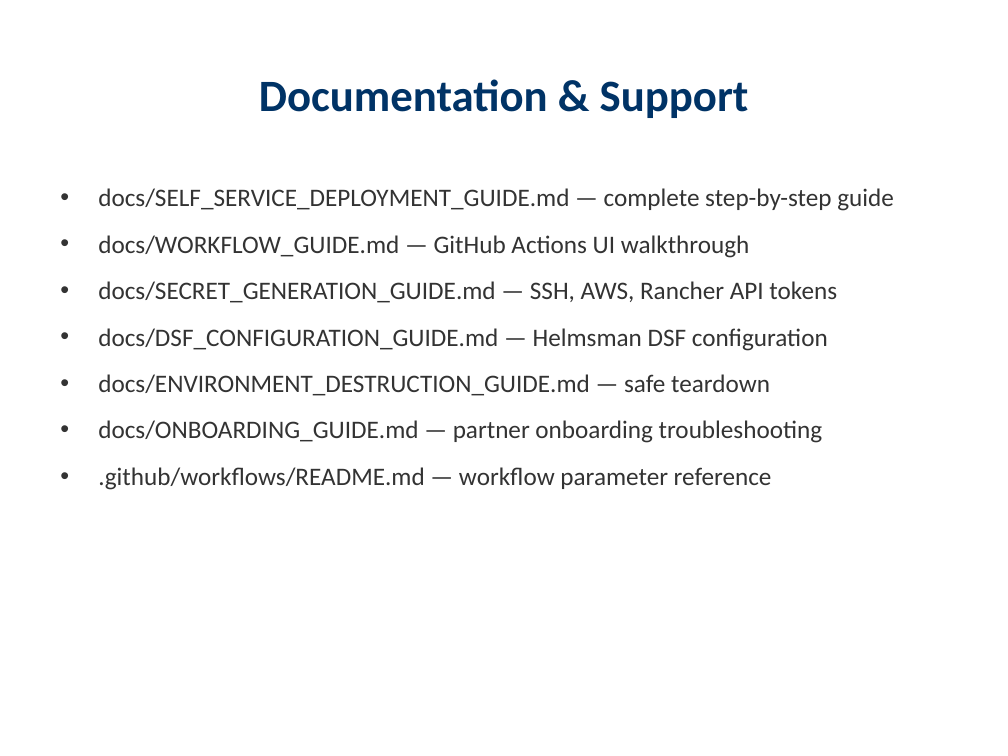
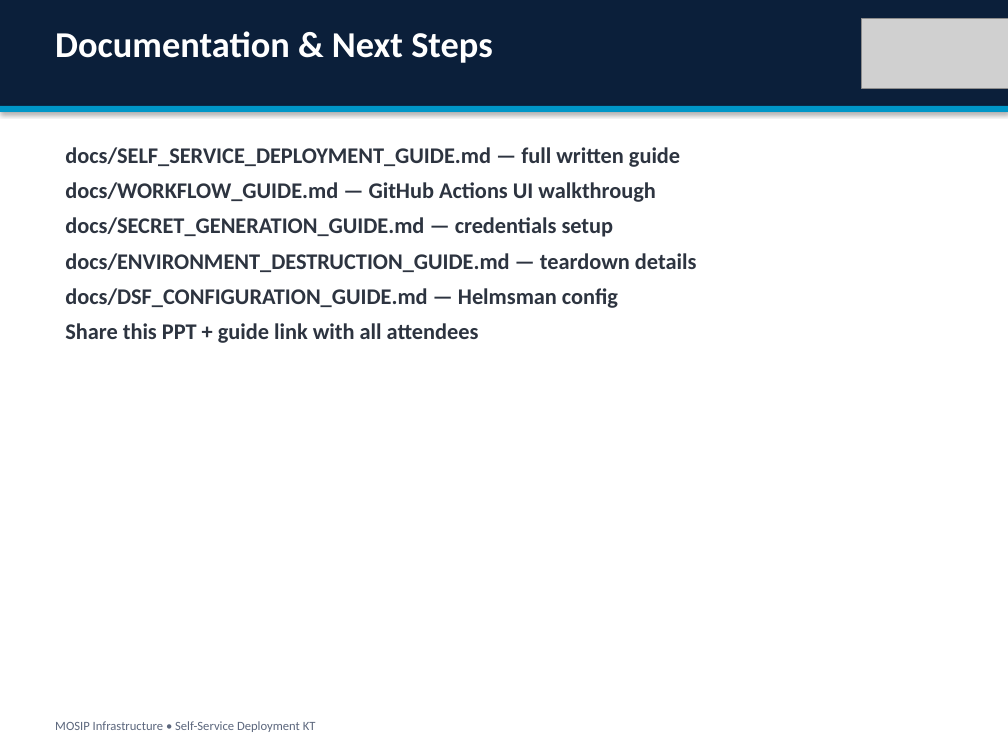
Before and after one commit to Ivanmeneges/infra, a slide deck: slide 24 of docs/presentations/MOSIP_New_Environment_Deployment_KT.pptx. Drawn at 1008x756 pixels with LibreOffice and Linux fonts; fonts in the diff are those of the drawing; grey boxes stand for pictures. Boxes give left, top, right and bottom in pixels: in the first picture for what was removed or moved away, otherwise in the second. Text is boxed around its words. In the diff, an @@ line names an element or a change of style, - is before the commit and + after.

```diff
--- a/docs/presentations/MOSIP_New_Environment_Deployment_KT.pptx
+++ b/docs/presentations/MOSIP_New_Environment_Deployment_KT.pptx
@@ rectangle added at [0,0,1008,756], fill #FFFFFF @@
@@ rectangle added at [0,0,1008,106], fill #0B1F3A @@
@@ picture added at [862,18,1008,89] @@
@@ text added at [55,31,493,63], 26 pt, text #FFFFFF, bold @@
+Documentation & Next Steps
@@ title removed at [259,79,749,118] @@
-Documentation & Support
@@ rectangle added at [0,106,1008,112], fill #0096C7 @@
@@ text "docs/SELF_SERVICE_DEPLOYMENT_GUIDE.md — full written guide": place and size @@
-text "docs/SELF_SERVICE_DEPLOYMENT_GUIDE.md — full written guide" at [98,188,894,490]
+text "docs/SELF_SERVICE_DEPLOYMENT_GUIDE.md — full written guide" at [65,147,696,343]
@@ text at [65,147,680,167]: text changed; size 18 to 16 pt; text colour #333333 to #2D3440; bold on @@
-• docs/SELF_SERVICE_DEPLOYMENT_GUIDE.md — complete step-by-step guide
+docs/SELF_SERVICE_DEPLOYMENT_GUIDE.md — full written guide
@@ text at [65,182,655,202]: size 18 to 16 pt, text colour #333333 to #2D3440, bold on in "docs/WORKFLOW_GUIDE.md — GitHub Actions UI walkthrough"; bullet • to none; less space between paragraphs @@
@@ text at [65,217,696,343]: text changed; size 18 to 16 pt; text colour #333333 to #2D3440; bold on @@
-• docs/SECRET_GENERATION_GUIDE.md — SSH, AWS, Rancher API tokens
-• docs/DSF_CONFIGURATION_GUIDE.md — Helmsman DSF configuration
-• docs/ENVIRONMENT_DESTRUCTION_GUIDE.md — safe teardown
-• docs/ONBOARDING_GUIDE.md — partner onboarding troubleshooting
-• .github/workflows/README.md — workflow parameter reference
+docs/SECRET_GENERATION_GUIDE.md — credentials setup
+docs/ENVIRONMENT_DESTRUCTION_GUIDE.md — teardown details
+docs/DSF_CONFIGURATION_GUIDE.md — Helmsman config
+Share this PPT + guide link with all attendees
@@ text added at [55,721,316,732], 9 pt, text #5C677D @@
+MOSIP Infrastructure • Self-Service Deployment KT
```
Also in this commit, not shown: 16 other slides changed, 8 slides added, 8 slides removed, 2 other files.
